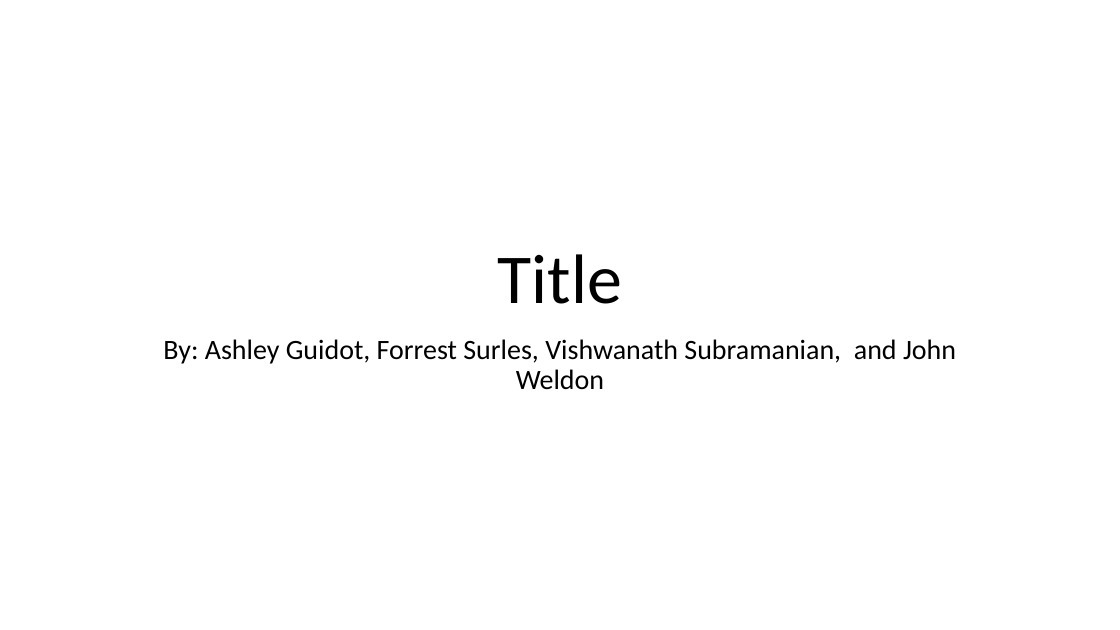
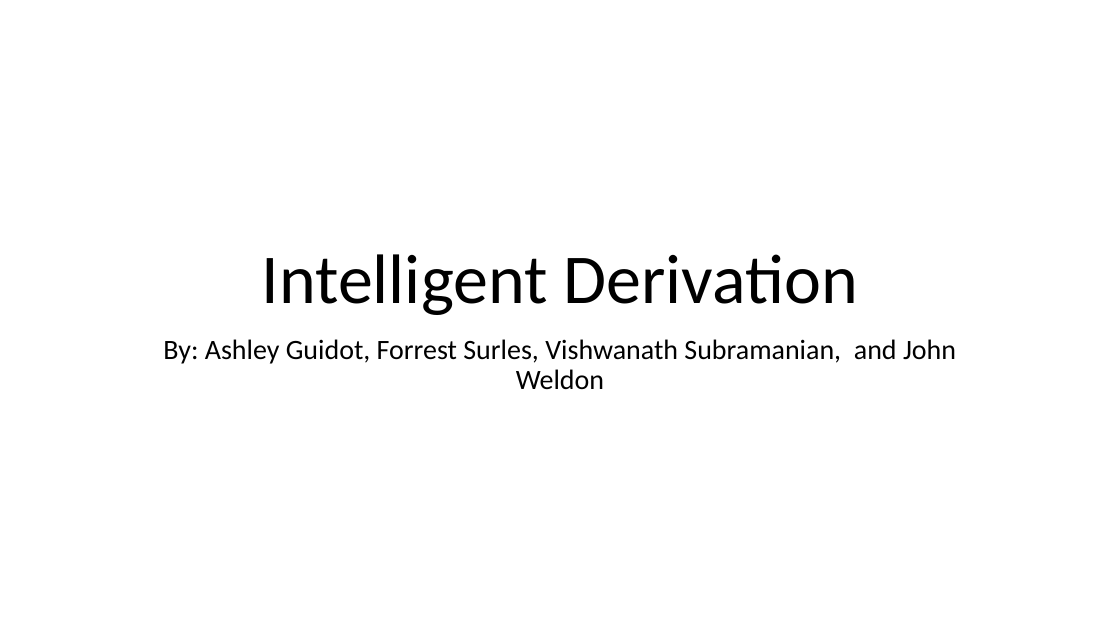
Before and after one commit to ForrestSurles/project_02, a slide deck: slide 1 of Intelligent_Derivation_Project_2.pptx. Drawn at 1120x630 pixels with LibreOffice and Linux fonts; fonts in the diff are those of the drawing. Boxes give left, top, right and bottom in pixels: in the first picture for what was removed or moved away, otherwise in the second. Text is boxed around its words. In the diff, an @@ line names an element or a change of style, - is before the commit and + after.

```diff
--- a/Intelligent_Derivation_Project_2.pptx
+++ b/Intelligent_Derivation_Project_2.pptx
@@ title at [262, 254, 858, 315]: text changed @@
-Title
+Intelligent Derivation
```
Also in this commit, not shown: 1 other slide changed, 3 slides added, 2 slides removed, 1 other file.
